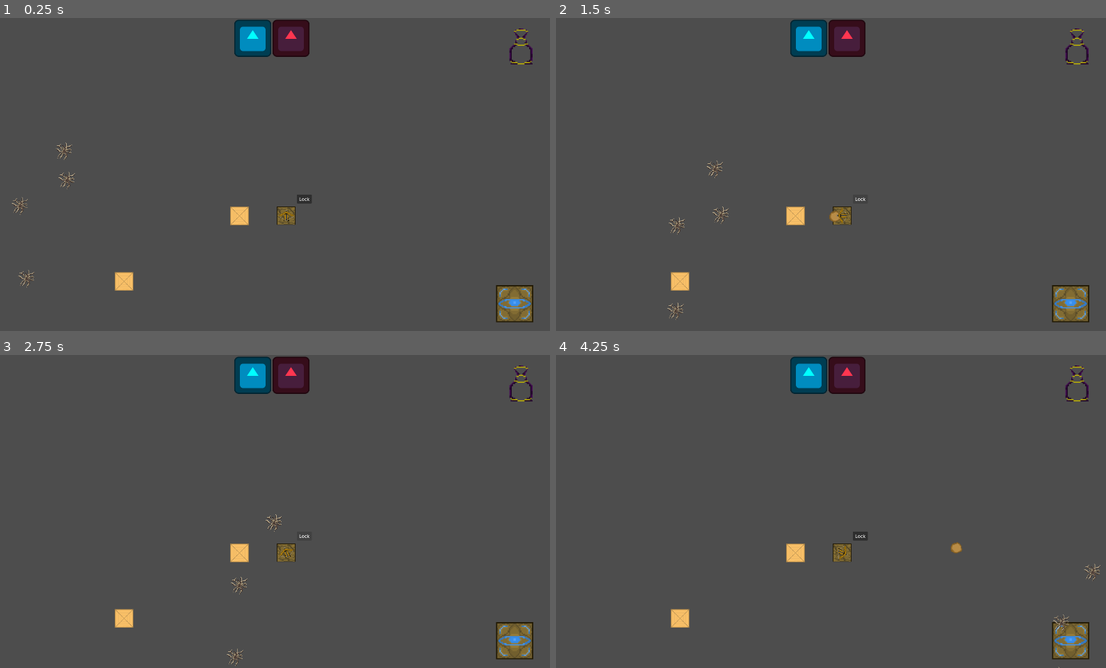
Above: before the commit, frames 1-4 (two rows, left to right).
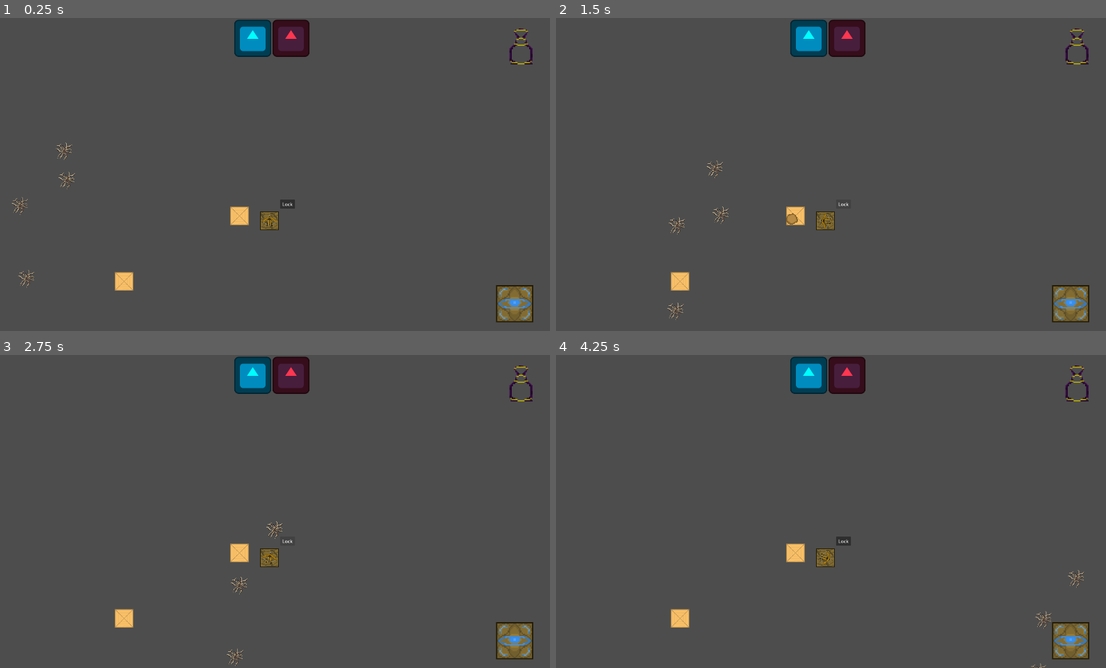
Above: after the commit, the same moments.

Repository: Kaczs/school-jam
Game: Godot game, scene res://Scenes/Levels/tower_testing.tscn
Two runs of this game, one before a commit and one after it. Both use one fixed random seed, a clock stepped at 60 frames per second and the inputs below. The engine's default icon, where the game draws it, is replaced by a stand-in: a white triangle on a blue panel in a dark square.
Inputs (mouse positions are in pixels of both pictures, inside the frame that each line leads up to):
- Up to frame 1 (0.25 s): no input
- Up to frame 2 (1.5 s): click "Lock" at 0.5 s; click "Lock" at 1.25 s
- Up to frame 3 (2.75 s): click "Lock" at 2 s
- Up to frame 4 (4.25 s): move the mouse to (952, 495) at 2.77 s; press the mouse at (952, 495) at 2.78 s; tap 1 (local_wind) at 2.85 s; release the mouse at (952, 495) at 3.5 s; drag from (715, 527) to (842, 552) at 3.52 s

The runs differ from the first frame. In frame 1, 0.5% of the frame differs, in the area x 47-57%, y 56-68%; in frame 2, 0.4%; in frame 3, 0.5%; in frame 4, 0.8%, in the area x 47-99%, y 56-100%.

Commit message:
Spawners work, bound to key for now

Diff:
--- a/Scenes/Levels/tower_testing.tscn
+++ b/Scenes/Levels/tower_testing.tscn
@@ -7,16 +7,23 @@
 [ext_resource type="Texture2D" uid="uid://bvn10qkkhydl2" path="res://Assets/Sprites/icon.svg" id="6_qe3ev"]
 [ext_resource type="PackedScene" uid="uid://c2v52suxx5jrp" path="res://Scenes/Towers/ballista_tower.tscn" id="6_vqje4"]
 [ext_resource type="Texture2D" uid="uid://cg71fyi4gbplc" path="res://Assets/Sprites/EmptyWindBottle.png" id="7_vqje4"]
+[ext_resource type="PackedScene" uid="uid://lvc3cohw20il" path="res://Scenes/enemy_spawner.tscn" id="8_18byr"]
+[ext_resource type="Script" uid="uid://bvjbq0juon6qg" path="res://Scripts/spawn_entry.gd" id="9_jrs7o"]
 
 [sub_resource type="NavigationPolygon" id="NavigationPolygon_hohpo"]
 vertices = PackedVector2Array(1914.0078, 0.9765625, 1915.9766, 1069.9375, 13, 1060.0469, 13, -1.9765625)
 polygons = Array[PackedInt32Array]([PackedInt32Array(0, 1, 2, 3)])
 outlines = Array[PackedVector2Array]([PackedVector2Array(1924, -9, 1926, 1080, 3, 1070, 3, -12)])
 
+[sub_resource type="Resource" id="Resource_xqoth"]
+script = ExtResource("9_jrs7o")
+scene = ExtResource("3_m8a1i")
+count = 10
+metadata/_custom_type_script = "uid://bvjbq0juon6qg"
+
 [node name="TowerTesting" type="Node2D" unique_id=579830248]
 
 [node name="WindController" parent="." unique_id=1545098080 instance=ExtResource("1_hohpo")]
-wind_force = 80000
 
 [node name="NavigationRegion2D" type="NavigationRegion2D" parent="." unique_id=175698455]
 position = Vector2(-1, 7)
@@ -32,7 +39,7 @@
 position = Vector2(450, 909)
 
 [node name="BallistaTower" parent="." unique_id=1845065025 instance=ExtResource("6_vqje4")]
-position = Vector2(1010, 682)
+position = Vector2(952, 700)
 
 [node name="NormalEnemy" parent="." unique_id=924509886 instance=ExtResource("3_m8a1i")]
 position = Vector2(76, 644)
@@ -71,3 +78,7 @@
 modulate = Color(1, 0.21176471, 0.3137255, 1)
 layout_mode = 2
 texture = ExtResource("6_qe3ev")
+
+[node name="EnemySpawner" parent="." unique_id=462682666 instance=ExtResource("8_18byr")]
+position = Vector2(409, 404)
+to_spawn = Array[ExtResource("9_jrs7o")]([SubResource("Resource_xqoth")])
--- /dev/null
+++ b/Scenes/enemy_spawner.tscn
@@ -0,0 +1,8 @@
+[gd_scene format=3 uid="uid://lvc3cohw20il"]
+
+[ext_resource type="Script" uid="uid://dobo3k5tvfyig" path="res://Scripts/enemy_spawner.gd" id="1_4l55s"]
+
+[node name="EnemySpawner" type="Node2D" unique_id=462682666]
+script = ExtResource("1_4l55s")
+
+[node name="SpawnTimer" type="Timer" parent="." unique_id=1734237674]
--- /dev/null
+++ b/Scripts/enemy_spawner.gd
@@ -0,0 +1,26 @@
+extends Node2D
+@export var to_spawn:Array[SpawnEntry]
+
+@onready var spawn_timer:Timer = $SpawnTimer
+signal spawns_complete
+
+var tempbool = false
+
+func _process(delta):
+	if Input.is_key_pressed(KEY_L) and tempbool == false:
+		begin_spawns()
+		tempbool = true
+
+## Iterate through all the entries in the to_spawn list
+## for each entry spawn 1 then wait for the timer to complete
+## do this until you've done one for every count, then
+## move onto the next entry.
+func begin_spawns():
+	for spawn in to_spawn:
+		for count in spawn.count:
+			var new_enemy = spawn.scene.instantiate()
+			add_child(new_enemy)
+			spawn_timer.wait_time = spawn.spawn_rate
+			spawn_timer.start()
+			await spawn_timer.timeout
+	spawns_complete.emit()
--- /dev/null
+++ b/Scripts/spawn_entry.gd
@@ -0,0 +1,7 @@
+class_name SpawnEntry extends Resource
+
+@export var scene: PackedScene
+## We only spawn one at a time, this is just for
+## how many of this you wanna spawn before moving onto the next.
+@export var count: int = 1
+@export var spawn_rate: float = 1.0
--- a/Scripts/wind_controller.gd
+++ b/Scripts/wind_controller.gd
@@ -1,6 +1,6 @@
 extends Node
 
-@export var wind_force = 1000
+@export var wind_force = 80000
 var drag_direction = Vector2(0, 0)
 var accumulated_drag = Vector2.ZERO
 @export var local_size:float = 600
@@ -43,4 +43,4 @@
 	for target in targets:
 		if target.global_position.distance_to(get_viewport().get_mouse_position()) <= local_size:
 			#print("Target distance: ", target.global_position.distance_to(get_viewport().get_mouse_position()))
-			target.parent_body.apply_force(direction * (wind_force*2))
+			target.parent_body.apply_force(direction * (wind_force*1.7))
Not shown, added: Scripts/enemy_spawner.gd.uid
Not shown, added: Scripts/spawn_entry.gd.uid
